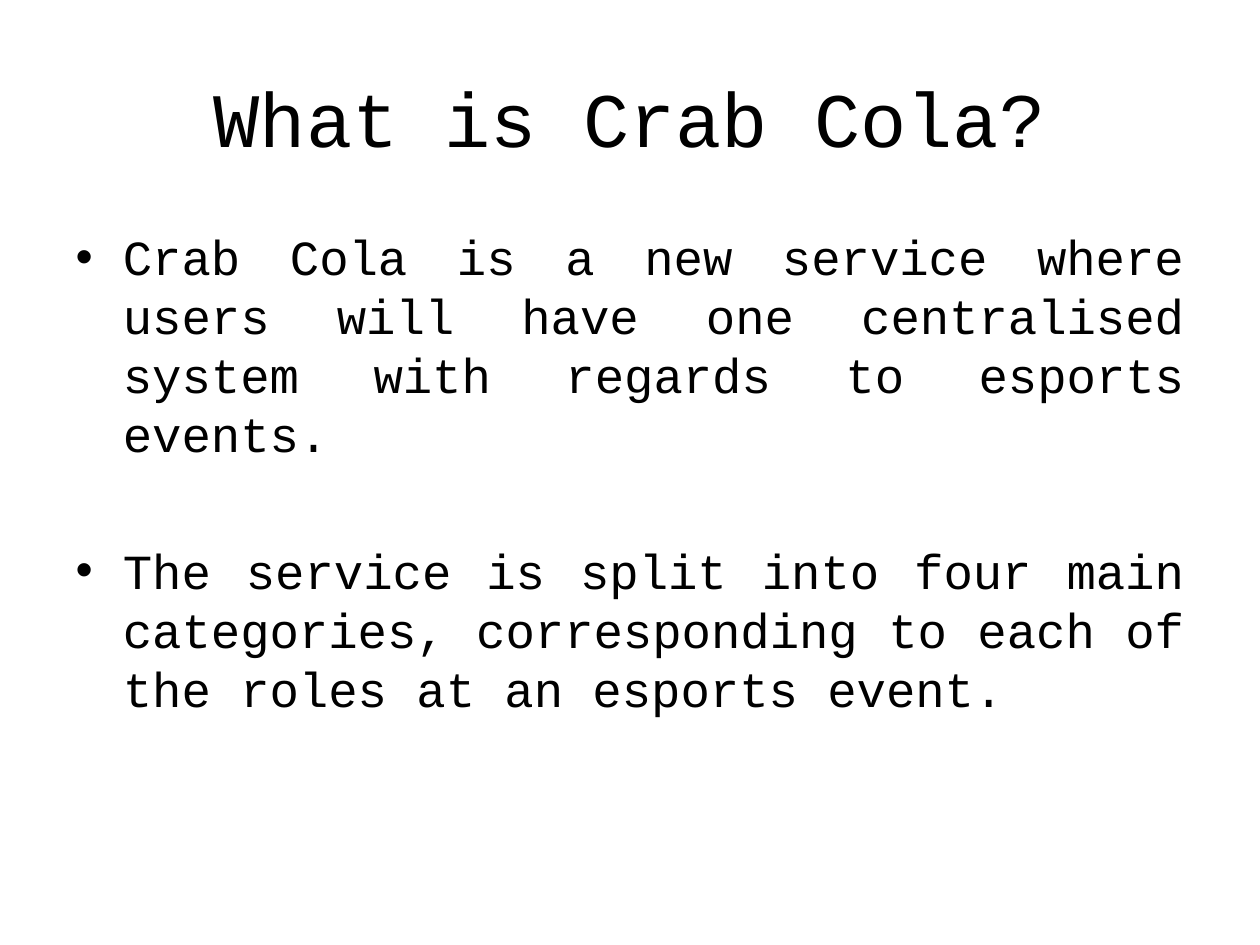
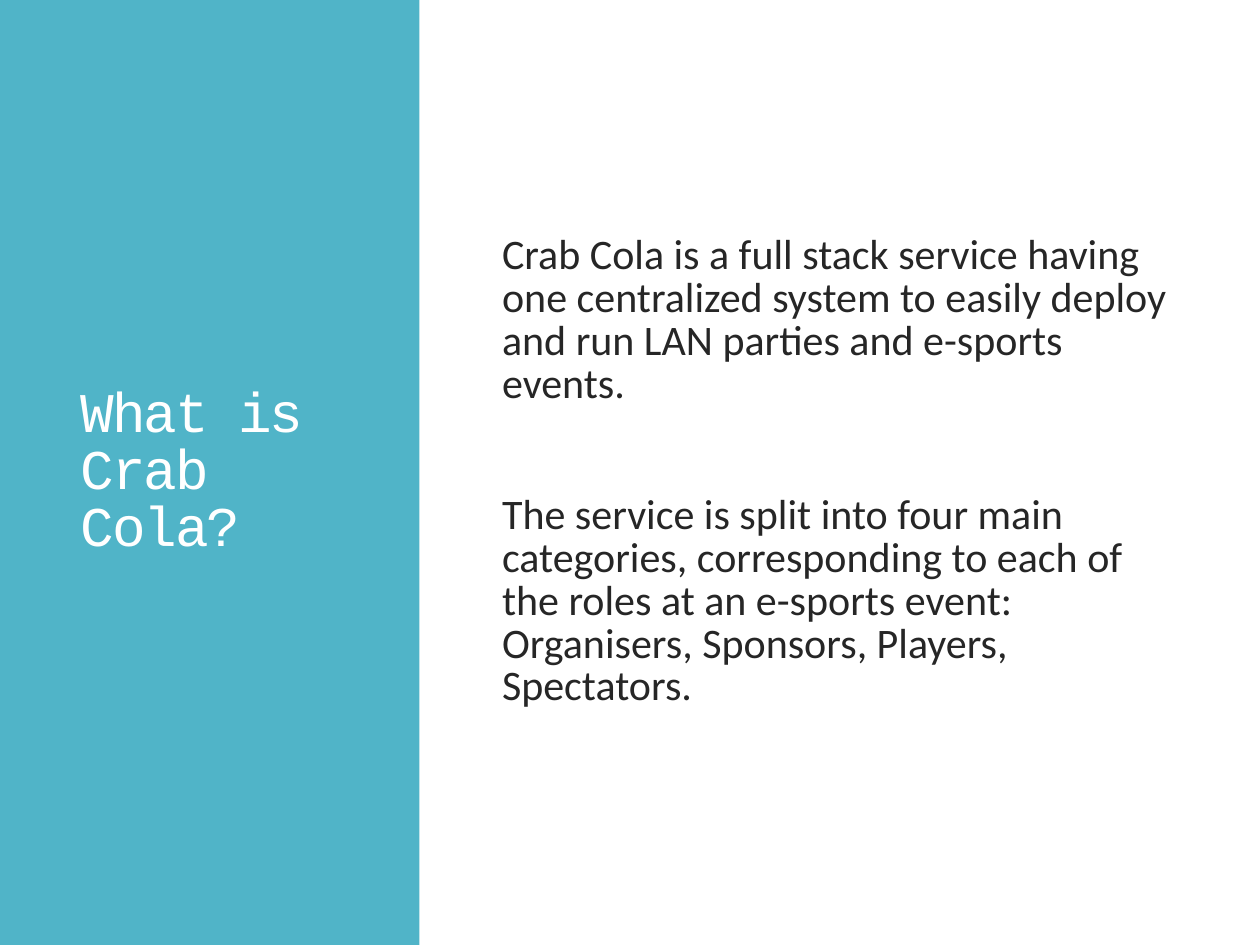
Before and after one commit to enricozammitlon/EsportsHack2019, a slide deck: slide 2 of Presentation.pptx. Drawn at 1260x945 pixels with LibreOffice and Linux fonts; fonts in the diff are those of the drawing; background and template pictures are left out. Boxes give left, top, right and bottom in pixels: in the first picture for what was removed or moved away, otherwise in the second. Text is boxed around its words. In the diff, an @@ line names an element or a change of style, - is before the commit and + after.

```diff
--- a/Presentation.pptx
+++ b/Presentation.pptx
@@ rectangle added at box(0, 0, 420, 945), fill #50B4C8 @@
@@ title "What is Crab Cola?": place and size @@
-title "What is Crab Cola?" at box(214, 91, 1045, 148)
+title "What is Crab Cola?" at box(81, 392, 303, 547)
@@ title "What is Crab Cola?" at box(81, 392, 303, 547): size 44 to 32 pt, text colour #000000 to #FFFFFF, letter spacing 0 to -1.2 pt; alignment centre to left; line spacing 1 to 0.85; more space between paragraphs @@
@@ text "Crab Cola is a full ..." at box(502, 240, 1167, 707): vertical alignment top to middle @@
@@ text at box(502, 240, 1167, 707): text changed; size 28 to 24 pt; font Courier New to Calibri; text colour #000000 to #262626 @@
-• Crab Cola is a new service where users will have one centralised system with regards to esports events.
-• The service is split into four main categories, corresponding to each of the roles at an esports event.
+  Crab Cola is a full stack service having one centralized system to easily deploy and run LAN parties and e-sports events.
+  The service is split into four main categories, corresponding to each of the roles at an e-sports event: Organisers, Sponsors, Players, Spectators.
```
Also in this commit, not shown: 6 other slides changed, 1 slide removed.
